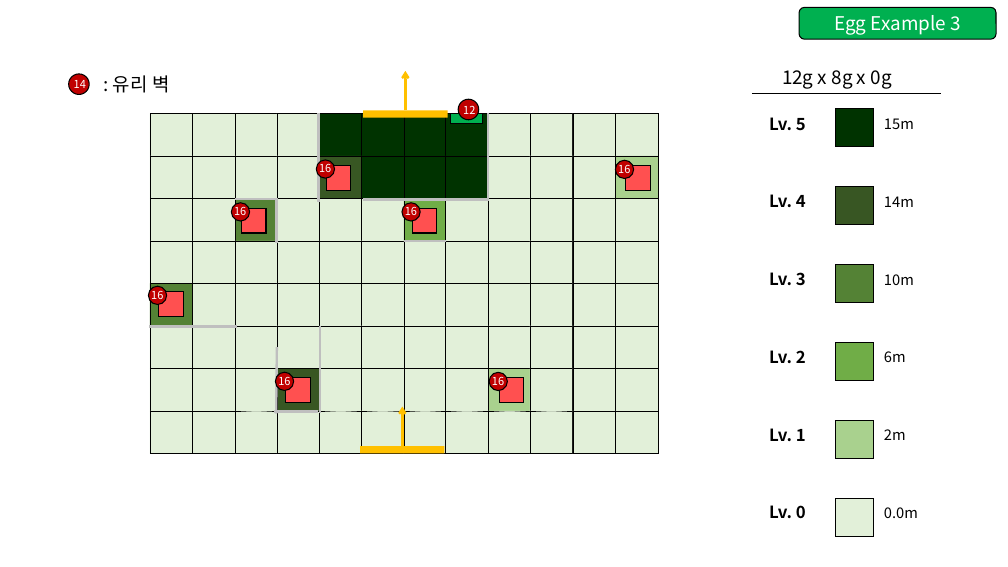
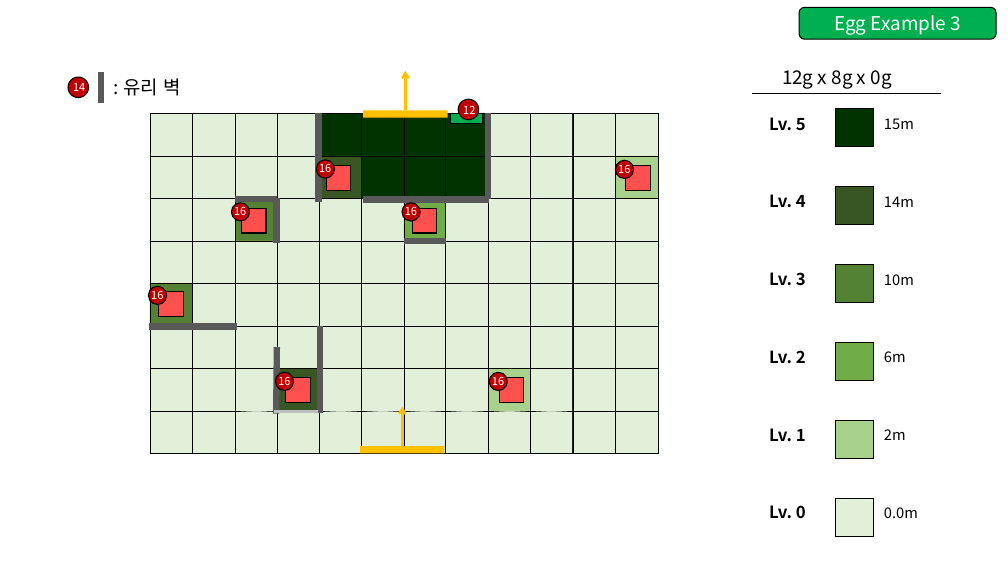
Before and after one commit to GGMGangsterHamster/GangsterHamster, a slide deck: slide 21 of Documents/Gravito_Stage.pptx. Drawn at 1008x567 pixels with LibreOffice and Linux fonts; fonts in the diff are those of the drawing. Boxes give left, top, right and bottom in pixels: in the first picture for what was removed or moved away, otherwise in the second. Text is boxed around its words. In the diff, an @@ line names an element or a change of style, - is before the commit and + after.

Commit message:
(Gravito) Egg Example Stage Glass update

```diff
--- a/Documents/Gravito_Stage.pptx
+++ b/Documents/Gravito_Stage.pptx
@@ line added from (101, 73) to (101, 103), #595959 6 pt @@
@@ text ": 유리 벽": place and size @@
-text ": 유리 벽" at <box>113,75,170,93</box>
+text ": 유리 벽" at <box>123,78,180,96</box>
@@ line (319, 113) - (319, 202): stroke #BFBFBF 2.25 pt to #595959 6 pt @@
@@ line (488, 113) - (488, 199): stroke #BFBFBF 2.25 pt to #595959 6 pt @@
@@ line (278, 199) - (235, 199): stroke #BFBFBF 2.25 pt to #595959 6 pt @@
@@ line (277, 198) - (277, 243): stroke #BFBFBF 2.25 pt to #595959 6 pt @@
@@ line (489, 200) - (363, 200): stroke #BFBFBF 2.25 pt to #595959 6 pt @@
@@ line (446, 241) - (404, 241): stroke #BFBFBF 2.25 pt to #595959 6 pt @@
@@ line (237, 327) - (149, 327): stroke #BFBFBF 2.25 pt to #595959 6 pt @@
@@ line (320, 326) - (320, 413): stroke #BFBFBF 2.25 pt to #595959 6 pt @@
@@ line (277, 347) - (276, 414): stroke #BFBFBF 2.25 pt to #595959 6 pt @@
```
